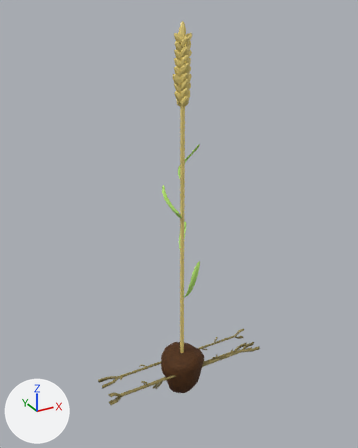
The Blender file Assets/Models/Blender/player.blend as it was, and as the next commit left it.
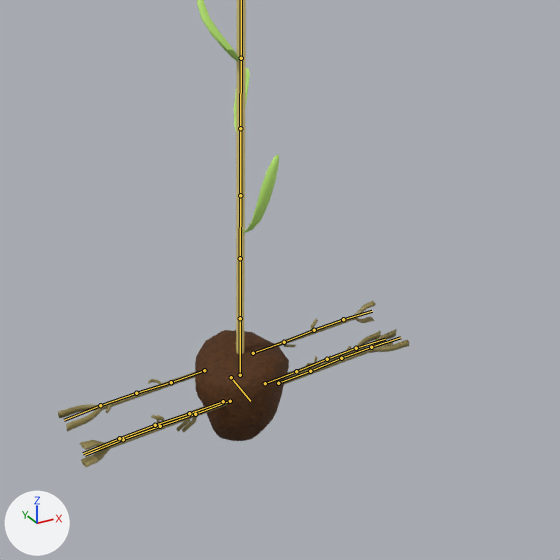
There are two pictures of each version: one whole from a camera (50 mm lens) standing at (-1.92, -3.44, 3.22) and looking at (0.01, 0.08, 1.46), one close up on the part from 20% to 92% of the width and 42% to 100% of the height. The lights are fixed; the arrows at lower left show +X, +Y and +Z. The bones that bend it are drawn over the model as lines in the close-ups.

In view in the first close-up: 'dirt clump', 'roots', 'stalk.033', 'stalk.034'.
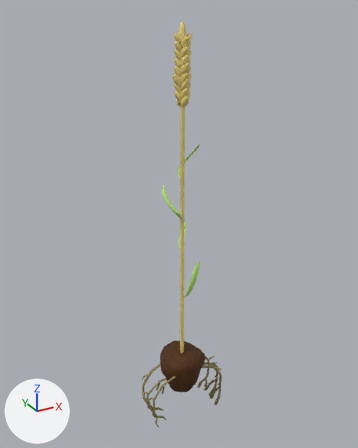
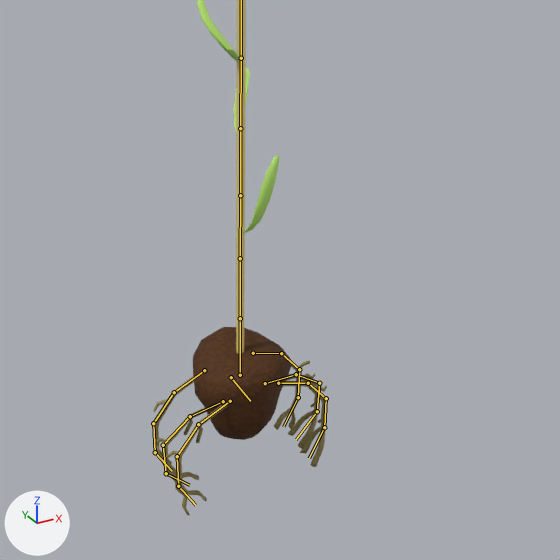
Commit message: True idle pose

The newer file adds an action. The first version stands in its rest pose; the second is drawn at frame 0 of the action 'idle state'.

Boxes [x1, y1, x2, y2] around the edits, measured in the close-ups (560 x 560 px):
'roots', posed (50% narrower, 7% shorter)
    before: [58, 301, 409, 467]
    after: [153, 360, 327, 515]
'dirt clump', posed
    before: [195, 330, 289, 441]
    after: [193, 327, 292, 440]

The edits, one by one:
Bone 'Bone.004' (bone_bone_004) moves from (0.0, 0.0, 0.0) to (0.5, -0.515, 0.0).
Bone 'Bone.009' (bone_bone_009) moves from (0.0, 0.0, 0.0) to (0.5, -0.515, 0.0).
Bone 'Bone.014' (bone_bone_014) moves from (0.0, 0.0, 0.0) to (0.5, -0.515, 0.0).
Bone 'Bone.019' (bone_bone_019) moves from (0.0, 0.0, 0.0) to (0.5, -0.515, 0.0).
Bone 'Bone.024' (bone_bone_024) moves from (0.0, 0.0, 0.0) to (0.5, -0.412, 0.0).
Bone 'Bone.029' (bone_bone_029) moves from (0.0, 0.0, 0.0) to (0.5, -0.412, 0.0).
